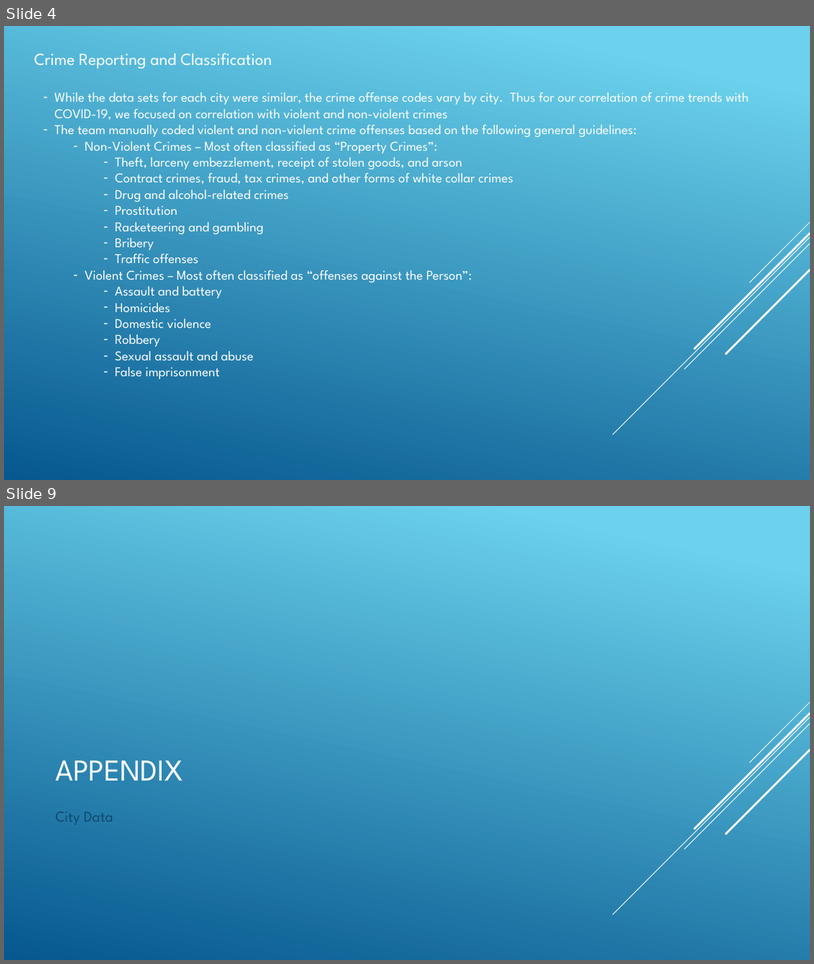
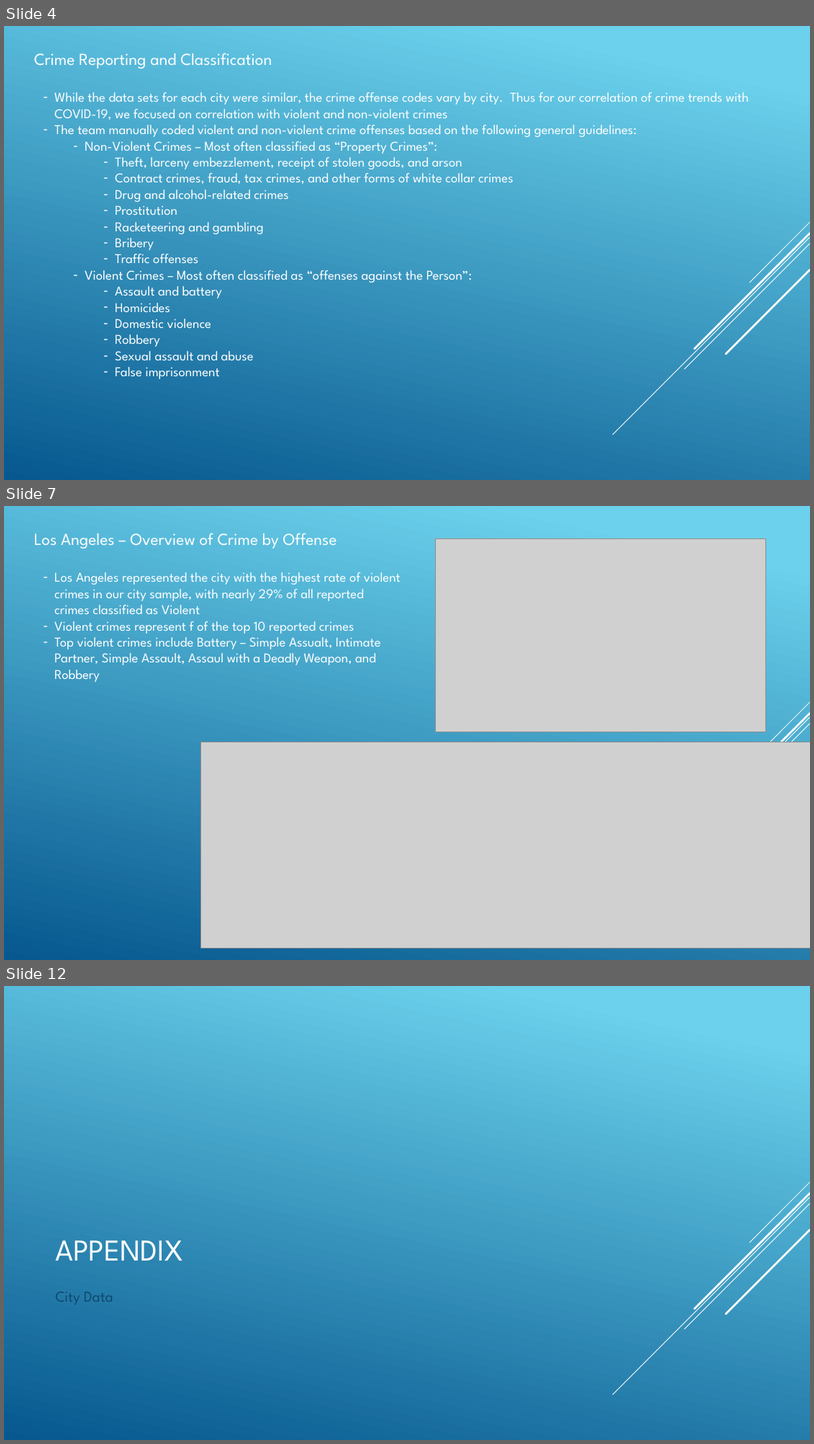
Before and after one commit to angelabanko/Project_1, a slide deck: Draft Presentation.pptx. Shown one above the other, each under a label of ours: slides 4 and 9 before the commit, slides 4, 7 and 12 after it; the slides between them are not shown. The pictures are 814x964 and 814x1444 pixels, drawn with LibreOffice and Linux fonts; fonts in the diff are those of the drawing; grey boxes stand for pictures. Boxes give left, top, right and bottom in pixels: in the first picture for what was removed or moved away, otherwise in the second. Text is boxed around its words. In the diff, an @@ line names an element or a change of style, - is before the commit and + after.

```diff
--- a/Draft Presentation.pptx
+++ b/Draft Presentation.pptx
@@ slide 7 added at bbox=[4, 506, 810, 960], background gradient #6ED2EB to #06588E; not listed: 4 template elements that a slide beside it also shows @@
@@ text added at bbox=[34, 533, 337, 548], 20 pt, text #FFFFFF @@
+Los Angeles – Overview of Crime by Offense
@@ picture added at bbox=[436, 538, 766, 732] @@
@@ text added at bbox=[54, 572, 401, 682], 16 pt, text #FFFFFF @@
+– Los Angeles represented the city with the highest rate of violent crimes in our city sample, with nearly 29% of all reported crimes classified as Violent
+– Violent crimes represent f of the top 10 reported crimes
+– Top violent crimes include Battery – Simple Assualt, Intimate Partner, Simple Assault, Assaul with a Deadly Weapon, and Robbery
@@ picture added at bbox=[201, 742, 810, 947] @@
@@ what was slide 9 is now slide 12 @@
```
Also in this commit, not shown: 2 slides changed, 10 other slides added, 3 slides removed, 15 other files.
